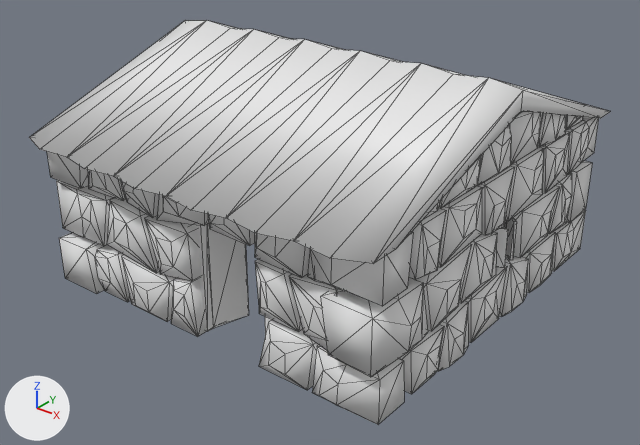
Before and after pictures for a commit that changed the OBJ model sigillum-diaboli/resources/assets/models/small_medieval_house.obj.
Rendered twice from a camera (50 mm lens) standing at (6.57, -13.44, 5.79) and looking at (0.11, -5.37, 0.78). The axes (+X, +Y, +Z) are drawn at lower left. The lights are the same throughout. Mesh edges are drawn as thin lines. Where no turn or scale is listed for an object, it has been applied to the vertices. Vertices at the same position are counted once.

Names of what the first picture shows: 'SmallMedievalHouse'.
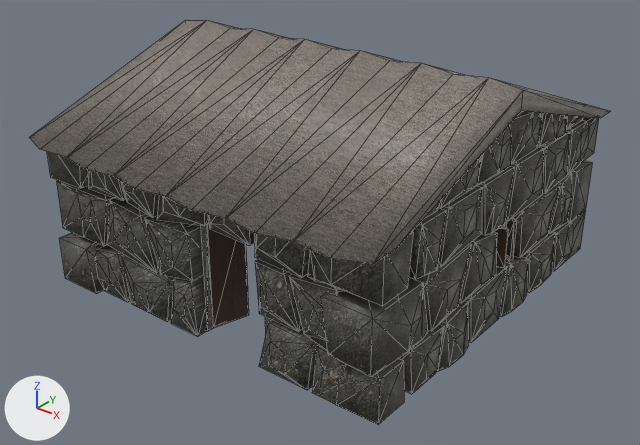
Where the change shows, as pixel boxes (x1, y1, x2, y2) in the pictures (640 x 445 px):
part 1 of me_smallmedievalhouse, recoloured
    both: (47, 111, 599, 424)
part 2 of me_smallmedievalhouse, recoloured
    both: (210, 21, 611, 118)
part 3 of me_smallmedievalhouse, recoloured (white to grey)
    both: (29, 22, 523, 263)
part 4 of me_smallmedievalhouse, recoloured (white to grey)
    both: (30, 20, 523, 261)
part 5 of me_smallmedievalhouse, recoloured (grey to black)
    both: (207, 224, 249, 328)
part 6 of me_smallmedievalhouse, recoloured
    both: (494, 218, 517, 268)

The change, as a list of edits to the scene's bpy script:
```text
Add img_wood_jpg:
    img_wood_jpg = load_image('wood.jpg', '../textures/wood.jpeg', 1024, 1024, 'sRGB')
Add img_asphalt_jpg:
    img_asphalt_jpg = load_image('asphalt.jpg', '../textures/asphalt.jpeg', 1024, 1024, 'sRGB')
Add img_dirt_jpg:
    img_dirt_jpg = load_image('dirt.jpg', '../textures/dirt.jpeg', 1024, 1024, 'sRGB')
Add mat_madeira:
    mat_madeira = principled_material('madeira')
    mat_madeira.texture = img_wood_jpg
    mat_madeira.roughness = 0.526
Add mat_pedra:
    mat_pedra = principled_material('Pedra')
    mat_pedra.texture = img_asphalt_jpg
    mat_pedra.roughness = 0.526
Add mat_telhado:
    mat_telhado = principled_material('telhado')
    mat_telhado.texture = img_dirt_jpg
    mat_telhado.roughness = 0.526
Change me_smallmedievalhouse:
    where me_smallmedievalhouse.from_pydata(...)  # 1283 vertices, 2212 faces; spans x -2.58..2.59, y -7.87..-2.13, z 0.0..3.01
    used by ob_smallmedievalhouse; location = (0.0, 0.0, 0.0)
    me_smallmedievalhouse part 1: 1964 of the faces centred in x -2.57..2.58, y -7.55..-2.45, z 0.0..2.68 switch from no material to mat_pedra (picture img_asphalt_jpg)
    me_smallmedievalhouse part 2: 76 of the faces centred in x -2.58..2.58, y -4.23..-2.33, z 1.96..2.65 switch from no material to mat_telhado (picture img_dirt_jpg)
    me_smallmedievalhouse part 3: 26 of the faces centred in x -2.58..2.58, y -6.9..-6.55, z 2.2..2.33 switch from no material to mat_telhado (picture img_dirt_jpg)
    me_smallmedievalhouse part 4: 26 of the faces centred in x -2.58..2.58, y -5.94..-5.77, z 2.42..2.65 switch from no material to mat_telhado (picture img_dirt_jpg)
    me_smallmedievalhouse part 5: 24 of the faces centred in x -0.11..0.87, y -7.17..-6.69, z 0.0..1.47 switch from no material to mat_madeira (picture img_wood_jpg)
    me_smallmedievalhouse part 6: 24 of the faces centred in x 2.29..2.53, y -5.01..-4.52, z 0.75..1.26 switch from no material to mat_madeira (picture img_wood_jpg)
```
